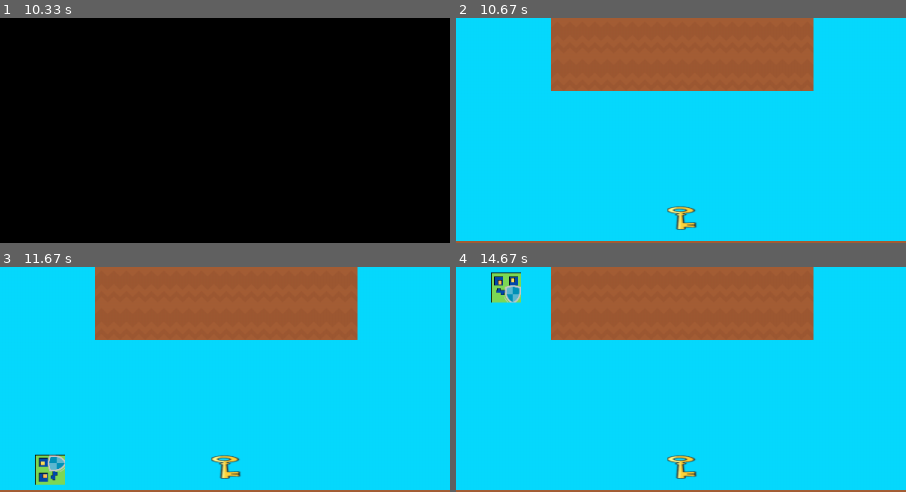
Above: before the commit, frames 1-4 (two rows, left to right).
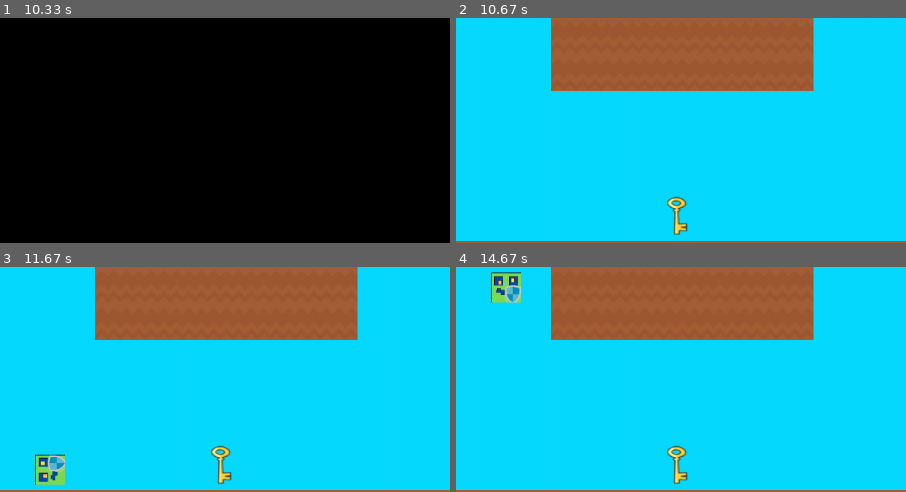
Above: after the commit, the same moments.

Repository: JiminPanganiban/PYGAMEPROJECT
Game: pygame game, started from main.py
Two runs of this game, one before a commit and one after it. Both use one fixed random seed, a clock stepped at 60 frames per second and the inputs below.
Inputs (mouse positions are % of the whole screen's width and height, from its top left):
- Up to frame 1 (10.33 s): click (53, 70) at 10.12 s
- Up to frame 2 (10.67 s): click (17, 25) at 10.45 s
- Up to frame 3 (11.67 s): hold Right 10.73-11.2 s; move the mouse to (23, 32) at 10.77 s; hold Right from 11.23 s (still down); tap Space at 11.3, 11.6 s; tap 2 at 11.38 s
- Up to frame 4 (14.67 s): release Right at 11.7 s; hold Left 11.73-12.27 s; tap Space at 11.8, 12.1, 12.37, 12.67, 12.8, 13.1, 13.47, 13.77, 13.97, 14.27, 14.47 s; tap 3 at 11.88, 13.55 s; hold Left 12.3-12.7 s; hold Right 12.73-13.37 s; tap 2 at 12.88, 14.55 s; hold Left 13.4-13.87 s; hold Right 13.9-14.37 s; hold Right from 14.4 s (still down)
The pictures show only the part of the screen within x 23-73%, y 34-84%; the shares and areas given below are measured in that part.

Frame 1 is identical in both runs. In frame 2, 0.6% of the frame differs, in the area x 46-54%, y 79-97%; in frame 3, 0.6%; in frame 4, 0.6%.

Commit message:
FINAL COPY OF OUR GAME - FINALS (COMPGRAPHICS)

Diff:
--- a/env_class.py
+++ b/env_class.py
@@ -58,7 +58,6 @@
             pygame.mixer.Sound(KEY_GET_SOUND).play()
             self.kill()
         return None
-
 
 class Pipe(pygame.sprite.Sprite):
     def __init__(self, x, y, _pipe_image):
--- a/game_variables.py
+++ b/game_variables.py
@@ -23,7 +23,7 @@
 CANDLE_W, CANDLE_H = 20 // SCALE, 50 // SCALE
 THORN_W, THORN_H = 100 // SCALE, 100 // SCALE
 POP_W, POP_H = 40 // SCALE, 40 // SCALE
-KEY_W, KEY_H = 40 // SCALE, 40 // SCALE
+KEY_W, KEY_H = 27 // SCALE, 65 // SCALE
 THORN_UP_BOUND, THORN_LOW_BOUND, THORN_SPEED = 50, 50, 1
 
 GAME_ICON = PATH + '/assets/DashLogo.png'
@@ -207,7 +207,7 @@
 _candle_positions = [(1065, 450), (1865, 450), (2165, 450), (2765, 450), (2915, 450), (3065, 450), (3215, 450),
                      (4315, 400)]
 _thorn_positions = []
-_key_positions = [(555, 450), (2005, 300), (3855, 250), (4555, 450)]
+_key_positions = [(555, 435), (2005, 285), (3860, 235), (4555, 435)]
 _pipe_positions = [(4700, 450)]
 _power_gravity_positions = []
 _power_speed_positions = []
@@ -276,12 +276,12 @@
                    (3600, 300)]
 
 _candle_positions = [(365, 500), (1605, 100), (2915, 500)]
-_thorn_positions = [(880, 100), (150, 100), (2050, 100), (2050, 300), (2200, 100), (2200, 300), (3900, 100),
-                    (4050, 100), (4200, 100)]
-_key_positions = [(605, 500), (3005, 150), (3705, 200)]
+_thorn_positions = [(880, 100), (150, 100), (2050, 100), (2050, 300), (2200, 100), (2200, 300), (3850, 100),
+                    (4050, 100), (4250, 100)]
+_key_positions = [(605, 485), (3005, 135), (3725, 185)]
 _pipe_positions = [(4750, 500)]
 _power_gravity_positions = [(1550, 500)]
-_power_speed_positions = [(4450, 200)]
+_power_speed_positions = [(4540, 200)]
 _power_jump_positions = []
 _ball_x = 50
 _ball_y = 100
@@ -353,9 +353,9 @@
                    (4150, 300), (4200, 300), (4200, 350), (4200, 400), (4200, 450), (4150, 450), (4100, 450),
                    (4050, 450)]
 _candle_positions = [(865, 250), (1515, 200), (2115, 200), (3065, 250), (3215, 250), (2665, 250), (2815, 250),
-                     (3015, 500), (4365, 500)]
-_thorn_positions = [(100, 400), (250, 400), (400, 400), (600, 400), (750, 400), (900, 400), (1700, 400), (2600, 400)]
-_key_positions = [(1105, 100), (555, 500), (1805, 250), (3355, 500)]
+                     (3000, 500), (4365, 500)]
+_thorn_positions = [(100, 400), (300, 400), (500, 400), (700, 400), (900, 400), (1100, 400), (1700, 400), (2600, 400)]
+_key_positions = [(1105, 85), (4650, 435), (1780, 235), (3300, 485)]
 _pipe_positions = [(0, 500)]
 _power_gravity_positions = []
 _power_speed_positions = []
@@ -425,11 +425,11 @@
                      (4115, 500), (4165, 500), (5365, 500)]
 _thorn_positions = [(1450, 400), (1750, 400), (2050, 400),
                     (4000, 300), (4100, 300), (5600, 400)]
-_key_positions = [(105, 150), (1105, 150), (2305, 500), (2855, 50), (3505, 50), (4855, 50)]
+_key_positions = [(105, 135), (1105, 135), (2305, 485), (2810, 45), (3505, 45), (4855, 45)]
 _pipe_positions = [(5950, 50)]
 _power_gravity_positions = [(3000, 500)]
 _power_speed_positions = []
-_power_jump_positions = [(5100, 500), (5950, 500)]
+_power_jump_positions = [(5100, 500), (5860, 500)]
 _ball_x = 50
 _ball_y = 100
 _frame = 5
@@ -509,12 +509,12 @@
 _candle_positions = [(565, 400), (1415, 500), (1515, 500), (1615, 500), (4165, 500), (4265, 500), (4365, 500),
                      (4465, 500), (4565, 500), (4665, 500), (4765, 500)]
 _thorn_positions = [(3150, 200), (2600, 200), (3050, 200), (2700, 200), (2950, 200), (2800, 200), (4050, 100),
-                    (5650, 250)]
-_key_positions = [(305, 150), (1805, 350), (2555, 300), (4750, 350), (4955, 300)]
+                    (5685, 250)]
+_key_positions = [(305, 135), (1805, 335), (2555, 285), (4750, 335), (4955, 285)]
 _pipe_positions = [(5950, 500)]
 _power_gravity_positions = [(2150, 500)]
 _power_speed_positions = [(5400, 300)]
-_power_jump_positions = [(5350, 300)]
+_power_jump_positions = []
 _ball_x = 50
 _ball_y = 100
 _frame = 5
--- a/main.py
+++ b/main.py
@@ -3,6 +3,24 @@
 from env_class import *
 from ball_class import Ball
 from game_variables import *
+
+# Dash Quest Instructions:
+
+# Controls:
+# Use the Left and Right Arrow Keys to move.
+# Press Space to jump.
+
+# Cube Types:
+# PRESS 1 for Normal Cube: Great for navigating tricky levels.
+# PRESS 2 for Stone Cube: Heavier and less bouncy, this is immune to spikes but not in the enemy.
+# PRESS 3 for Air Cube: Light and floaty, perfect for reaching high places with ease.
+
+# Power-ups:
+# Power Gravity Module: Inverts gravity.
+# Power Speed Module: Increases the speed of the character.
+# Power Jump Module: Increases the jump strength of the character.
+
+
 
 pygame.init()
 pygame.mixer.init()
